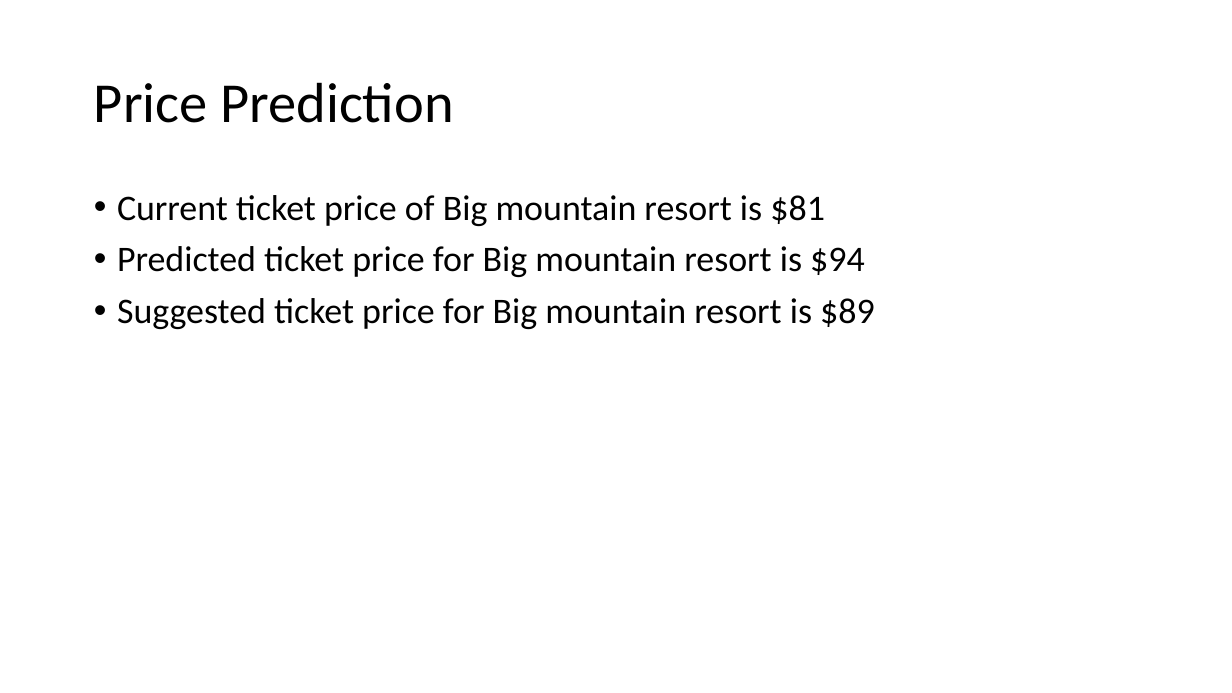
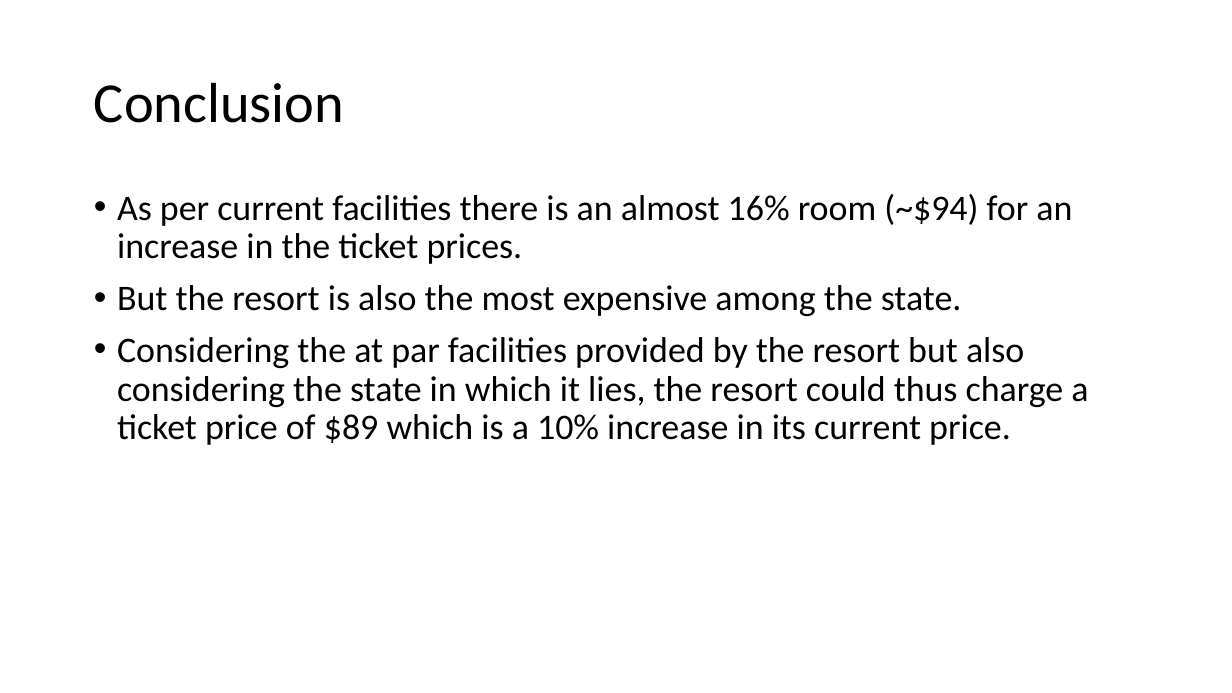
Before and after one commit to shubhamnjain23/DataScienceGuidedCapstone, a slide deck: slide 7 of Guided_Capstone_Slide_Deck.pptx (slide 4 before the commit). Drawn at 1232x693 pixels with LibreOffice and Linux fonts; fonts in the diff are those of the drawing. Boxes give left, top, right and bottom in pixels: in the first picture for what was removed or moved away, otherwise in the second. Text is boxed around its words. In the diff, an @@ line names an element or a change of style, - is before the commit and + after.

```diff
--- a/Guided_Capstone_Slide_Deck.pptx
+++ b/Guided_Capstone_Slide_Deck.pptx
@@ title at [94, 82, 344, 123]: text changed @@
-Price Prediction
+Conclusion
@@ text at [117, 194, 1088, 445]: text changed @@
-• Current ticket price of Big mountain resort is $81
-• Predicted ticket price for Big mountain resort is $94
-• Suggested ticket price for Big mountain resort is $89
+• As per current facilities there is an almost 16% room (~$94) for an increase in the ticket prices.
+• But the resort is also the most expensive among the state.
+• Considering the at par facilities provided by the resort but also considering the state in which it lies, the resort could thus charge a ticket price of $89 which is a 10% increase in its current price.
```
Also in this commit, not shown: 2 other slides changed, 3 slides added, 1 other file.
